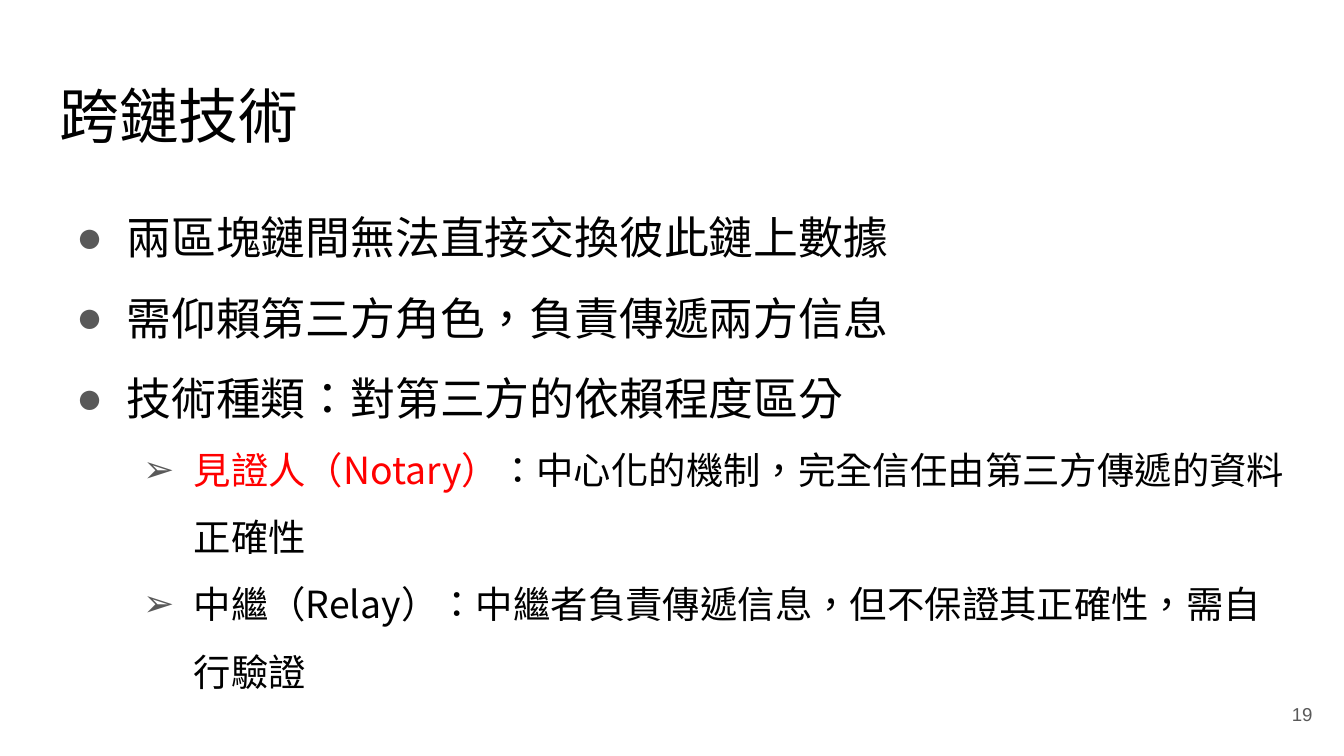
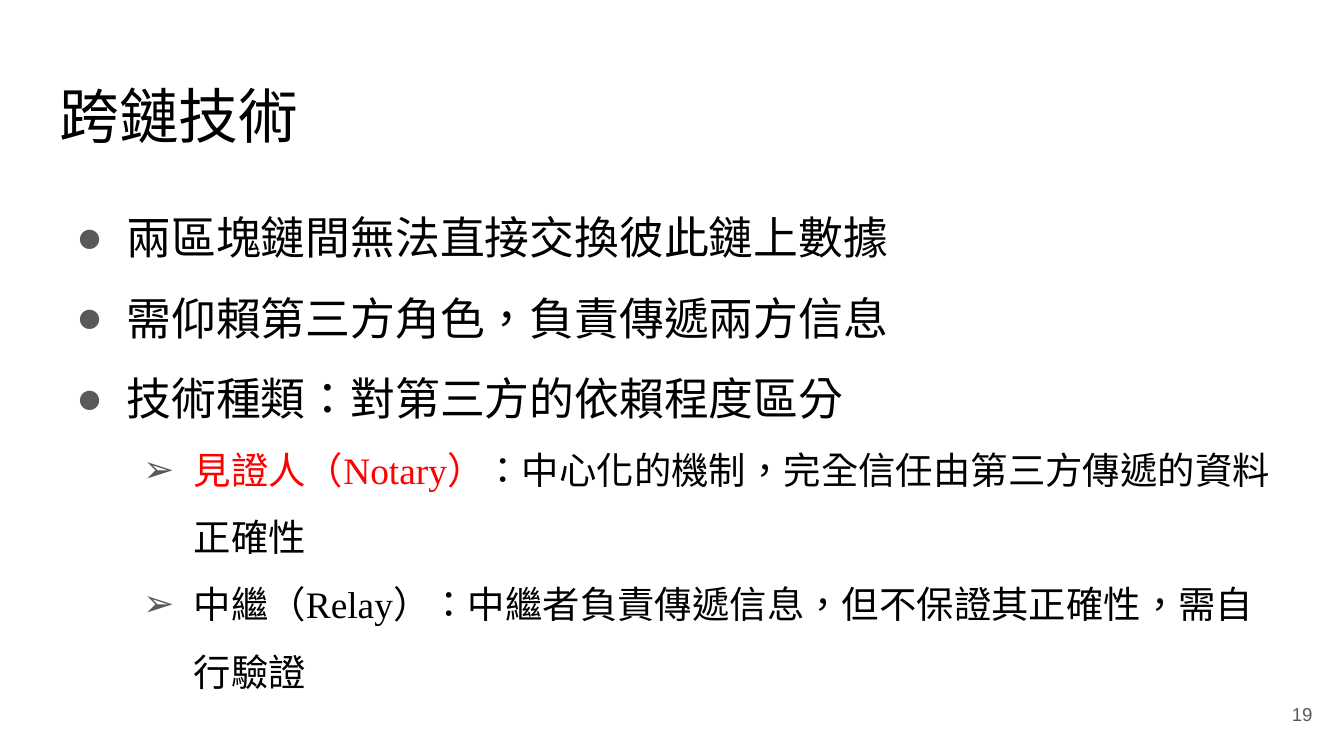
Before and after one commit to RyuChu/A-Decentralized-Digital-Currency-Tracing-Service, a slide deck: slide 19 of Documents/論文簡報_FINAL.pptx. Drawn at 1344x756 pixels with LibreOffice and Linux fonts; fonts in the diff are those of the drawing. Boxes give left, top, right and bottom in pixels: in the first picture for what was removed or moved away, otherwise in the second. Text is boxed around its words. In the diff, an @@ line names an element or a change of style, - is before the commit and + after.

Commit message:
上傳

```diff
--- a/Documents/論文簡報_FINAL.pptx
+++ b/Documents/論文簡報_FINAL.pptx
@@ text at (x1=194, y1=452, x2=1270, y2=689): font Noto Sans CJK SC to Times New Roman in "見證人（Notary）：中心化的機制，完全信任由第三方傳遞的資料正確性", "中繼（Relay）：中繼者負責傳遞信息，但不保證其正確性，需自行驗證" @@
```
